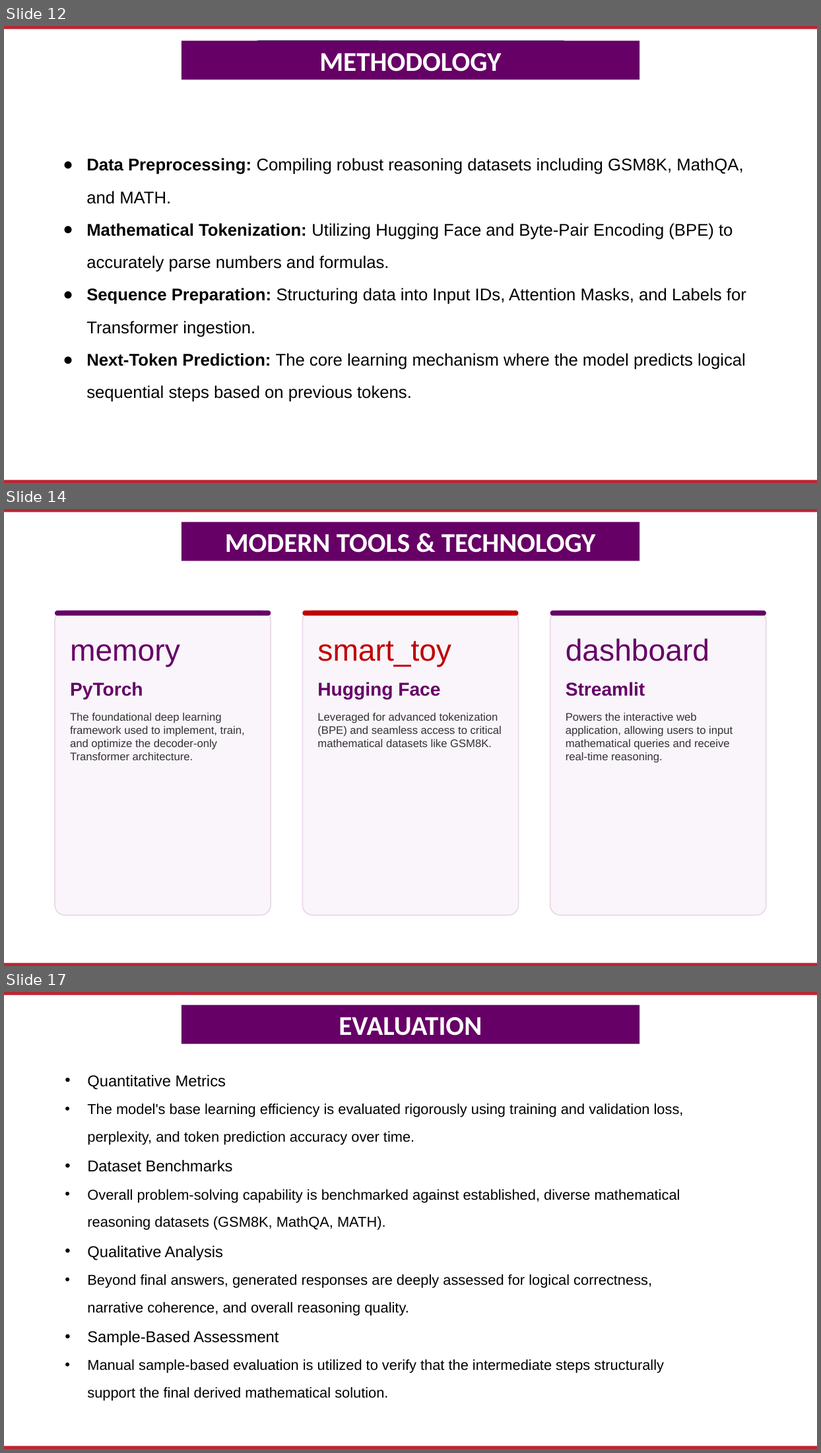
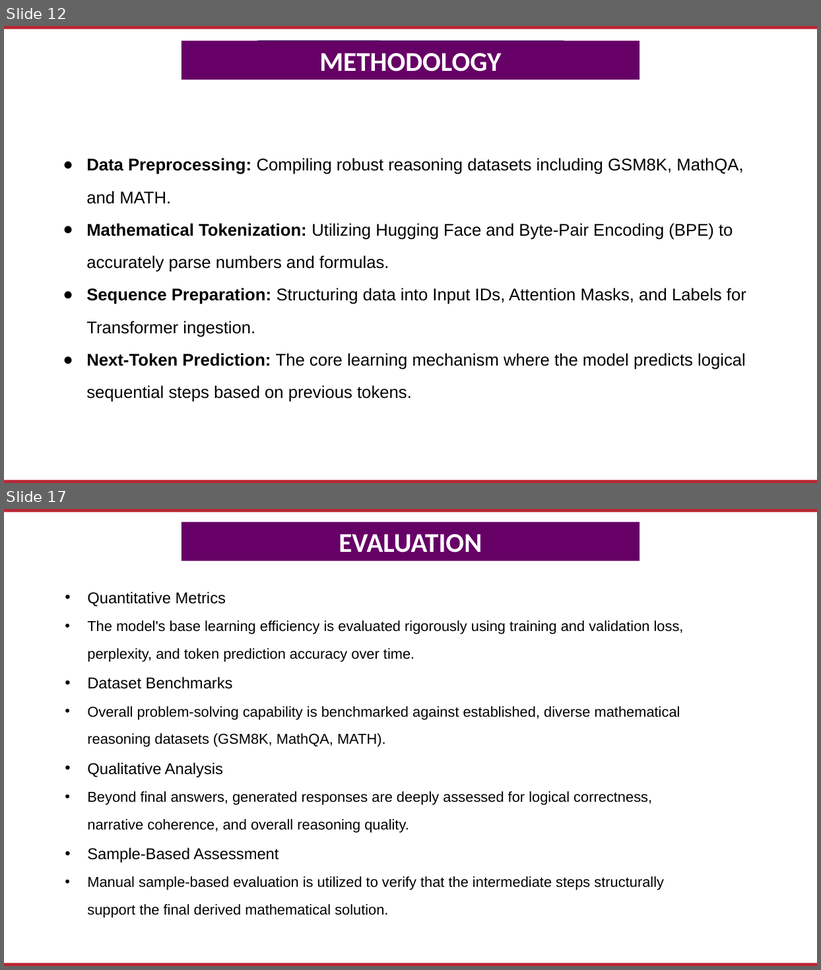
Before and after one commit to NIKHILSAI4/KLH-cse-2026-2420030635-mathslm, a slide deck: docs/Review-2 PPT.pptx. Shown one above the other, each under a label of ours: slides 12, 14 and 17 before the commit, slides 12 and 17 after it; the slides between them are not shown. The pictures are 821x1453 and 821x970 pixels, drawn with LibreOffice and Linux fonts; fonts in the diff are those of the drawing; background and template pictures are left out. Boxes give left, top, right and bottom in pixels: in the first picture for what was removed or moved away, otherwise in the second. Text is boxed around its words. In the diff, an @@ line names an element or a change of style, - is before the commit and + after.

```diff
--- a/docs/Review-2 PPT.pptx
+++ b/docs/Review-2 PPT.pptx
@@ slide 14 removed at bbox=[4, 509, 817, 966], background #FFFFFF; not listed: 2 template elements that a slide beside it also shows @@
@@ rectangle removed at bbox=[182, 522, 640, 561] @@
-MODERN TOOLS & TECHNOLOGY
@@ rounded rectangle removed at bbox=[55, 611, 271, 916] @@
@@ rounded rectangle removed at bbox=[55, 611, 271, 616] @@
@@ rounded rectangle removed at bbox=[303, 611, 519, 916] @@
@@ rounded rectangle removed at bbox=[303, 611, 519, 616] @@
@@ rounded rectangle removed at bbox=[550, 611, 766, 916] @@
@@ rounded rectangle removed at bbox=[550, 611, 766, 616] @@
@@ text removed at bbox=[70, 644, 245, 760] @@
-memory
-PyTorch
-The foundational deep learning framework used to implement, train, and optimize the decoder-only Transformer architecture.
@@ text removed at bbox=[318, 641, 502, 747] @@
-smart_toy
-Hugging Face
-Leveraged for advanced tokenization (BPE) and seamless access to critical mathematical datasets like GSM8K.
@@ text removed at bbox=[566, 638, 733, 763] @@
-dashboard
-Streamlit
-Powers the interactive web application, allowing users to input mathematical queries and receive real-time reasoning.
```
Also in this commit, not shown: 3 slides changed, 3 slides added, 2 other slides removed, 1 other file.
